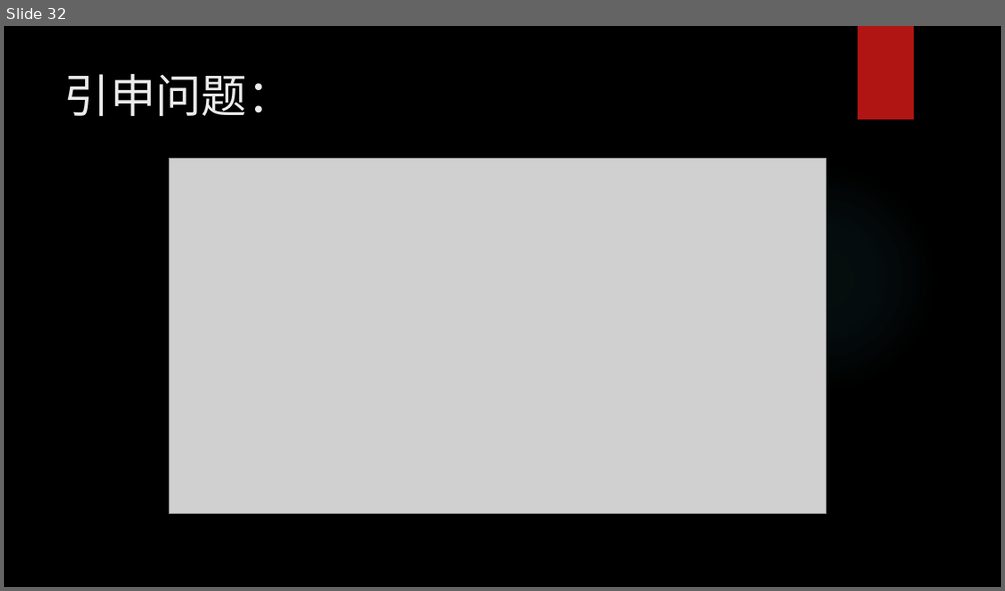
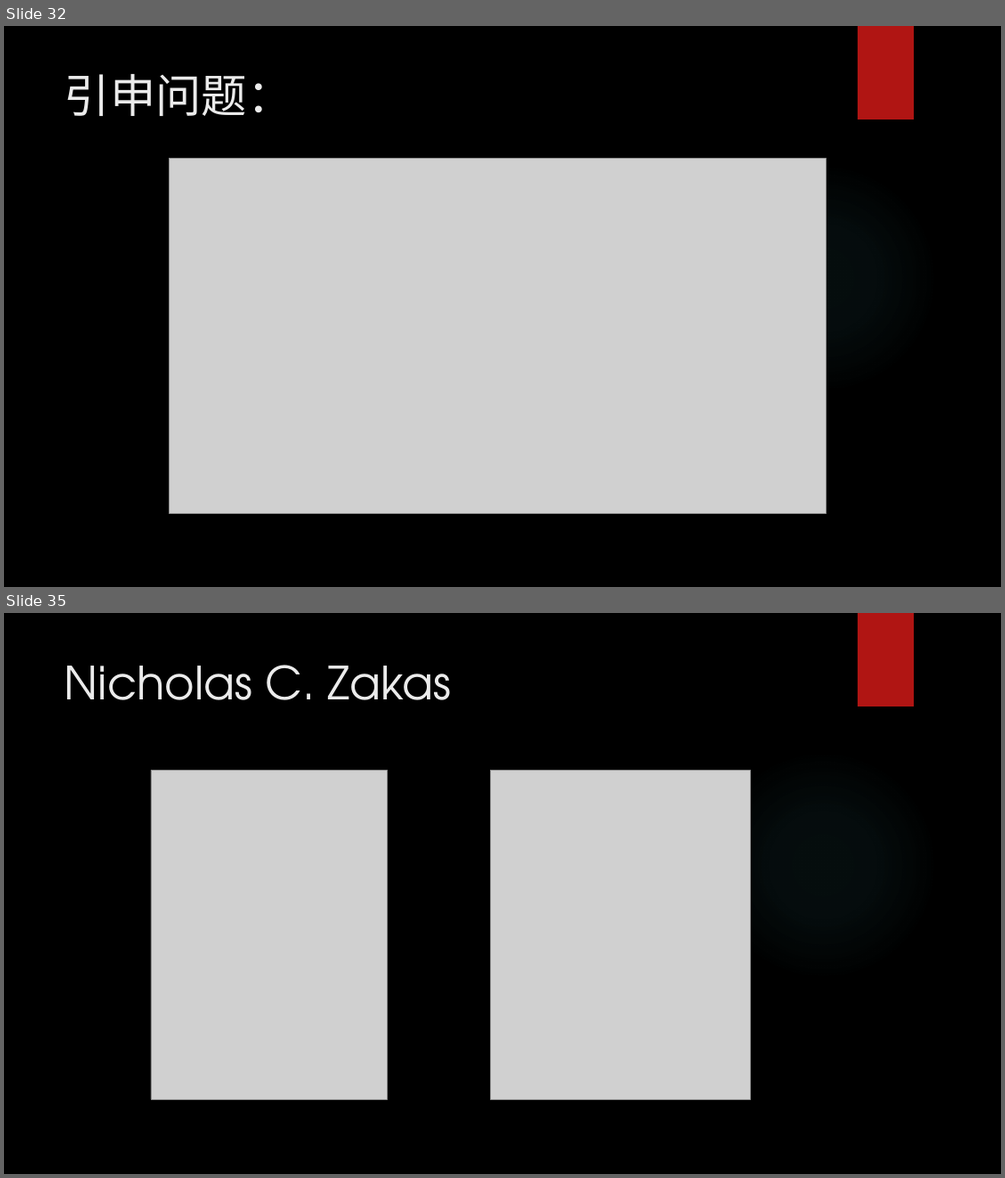
Before and after one commit to chunchill/WEB-Training, a slide deck: 03.JavaScript/JavaScript.pptx. Shown one above the other, each under a label of ours: slide 32 before the commit, slides 32 and 35 after it; the slides between them are not shown. The pictures are 1005x591 and 1005x1178 pixels, drawn with LibreOffice and Linux fonts; fonts in the diff are those of the drawing; grey boxes stand for pictures; background and template pictures are left out. Boxes give left, top, right and bottom in pixels: in the first picture for what was removed or moved away, otherwise in the second. Text is boxed around its words. In the diff, an @@ line names an element or a change of style, - is before the commit and + after.

```diff
--- a/03.JavaScript/JavaScript.pptx
+++ b/03.JavaScript/JavaScript.pptx
@@ slide 35 added at box(4, 613, 1001, 1174), background picture (left out); not listed: 2 template elements that a slide beside it also shows @@
@@ title added at box(65, 665, 452, 700), 44 pt, text #EBEBEB @@
+Nicholas C. Zakas
@@ picture added at box(151, 770, 387, 1099) @@
@@ picture added at box(490, 770, 751, 1099) @@
```
Also in this commit, not shown: 2 slides changed, 2 other slides added, 15 other files.
